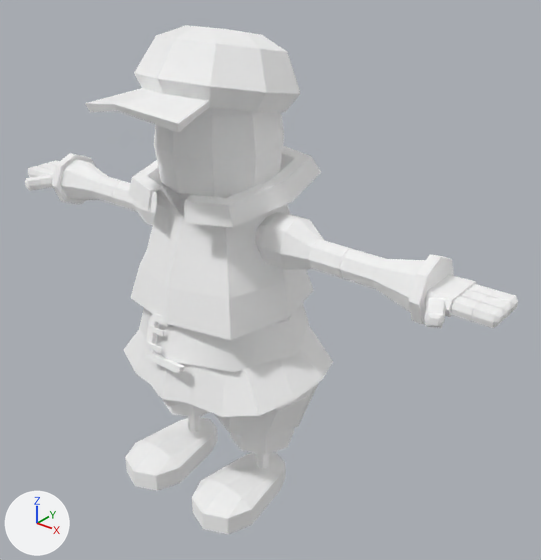
Before and after pictures for a commit that changed the glTF model assets/janitor.glb.
Camera for both pictures: a 50 mm camera at (1.022, -1.113, 0.829) aimed at (0.101, 0.038, 0.116). The axes (+X, +Y, +Z) are drawn at lower left. The lights are the same throughout. The older version comes first.

Objects in the first picture: 'buddy'.
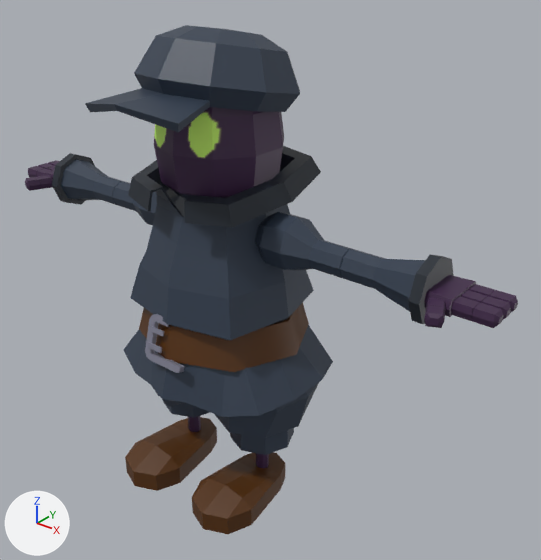
Location of each change, [x1, y1, x2, y2] in pixels of the pictures (541 x 560 px):
'buddy', surface changed (white to blue)
    both: [25, 25, 518, 534]

The change, as a list of edits to the scene's bpy script:
```text
Add img_main_character_tex:
    img_main_character_tex = load_image('main_character_tex', '_unpacked/main_character_tex', 128, 128, 'sRGB')
Change mat_main_character:
    remove mat_main_character.base_color = (1.0, 1.0, 1.0)  # white #ffffff
    mat_main_character.metallic: 1.0 -> 0.0
    mat_main_character.roughness: 1.0 -> 0.5
    add mat_main_character.texture = img_main_character_tex
```
